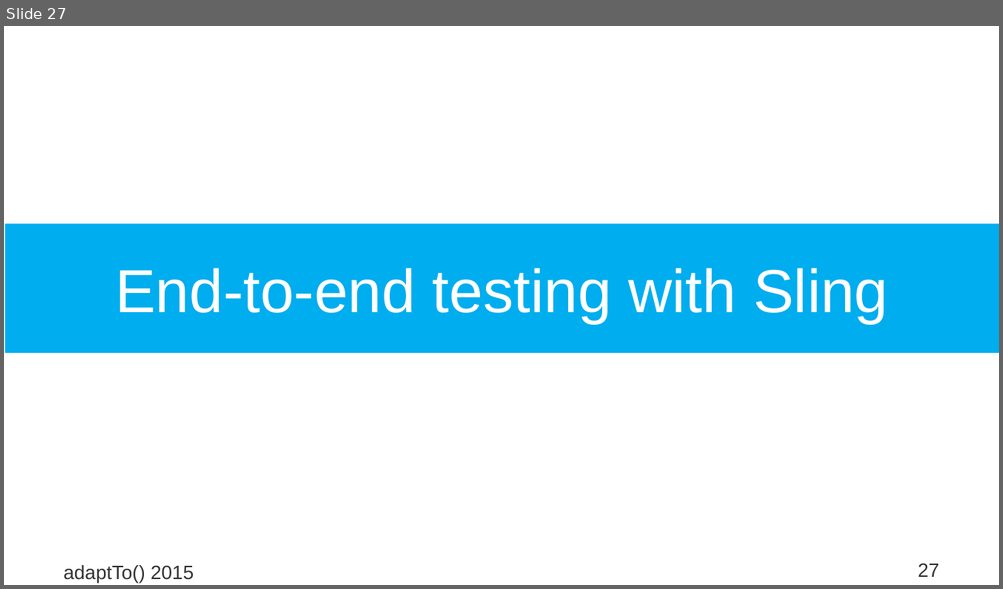
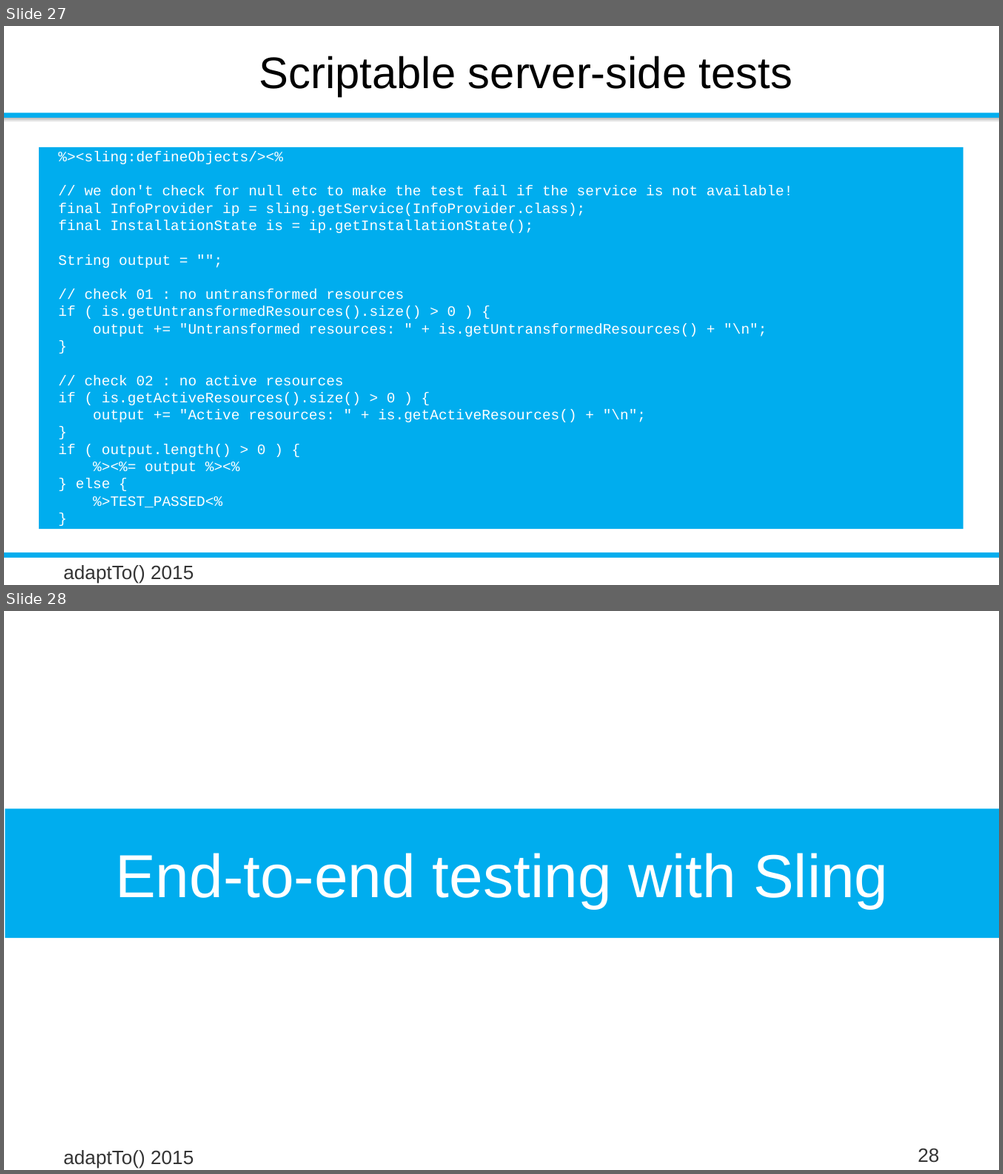
Before and after one commit to rombert/talks, a slide deck: adaptTo2015/How_Do_I_Test_My_Sling_Application-Robert_Munteanu.odp. Shown one above the other, each under a label of ours: slide 27 before the commit, slides 27 and 28 after it. The pictures are 1003x589 and 1003x1174 pixels, drawn with LibreOffice and Linux fonts; fonts in the diff are those of the drawing; background and template pictures are left out. Boxes give left, top, right and bottom in pixels: in the first picture for what was removed or moved away, otherwise in the second. Text is boxed around its words. In the diff, an @@ line names an element or a change of style, - is before the commit and + after.

Commit message:
adaptTo 2015: final draft, output slightly hand-tweaked

```diff
--- a/adaptTo2015/How_Do_I_Test_My_Sling_Application-Robert_Munteanu.odp
+++ b/adaptTo2015/How_Do_I_Test_My_Sling_Application-Robert_Munteanu.odp
@@ slide 27 added at [4, 26, 999, 585], background #FFFFFF @@
@@ title added at [259, 56, 792, 96], 32 pt, text #000000 @@
+Scriptable server-side tests
@@ rectangle added at [4, 113, 999, 118], fill #00ADEE @@
@@ rectangle added at [4, 118, 999, 122], fill gradient #B8B8B8 to #FFFFFF @@
@@ text added at [39, 147, 963, 529], fill #00ADEE, 10.4 pt, text #FFFFFF @@
+%><sling:defineObjects/><%
+// we don't check for null etc to make the test fail if the service is not available!
+final InfoProvider ip = sling.getService(InfoProvider.class);
+final InstallationState is = ip.getInstallationState();
+String output = "";
+// check 01 : no untransformed resources
+if ( is.getUntransformedResources().size() > 0 ) {
+output += "Untransformed resources: " + is.getUntransformedResources() + "\n";
+}
+// check 02 : no active resources
+if ( is.getActiveResources().size() > 0 ) {
+output += "Active resources: " + is.getActiveResources() + "\n";
+}
+if ( output.length() > 0 ) {
+%><%= output %><%
+} else {
+%>TEST_PASSED<%
+}
+%>
+Actual code from installer-duplicate.jsp.
@@ rectangle added at [4, 553, 999, 558], fill #00ADEE @@
@@ text added at [63, 565, 193, 584], 14 pt, text #333333 @@
+adaptTo() 2015
@@ what was slide 27 is now slide 28 @@
@@ page number at [917, 1148, 939, 1163]: text changed @@
-27
+28
```
Also in this commit, not shown: 2 slides changed, 3 other slides added, 1 other file.
